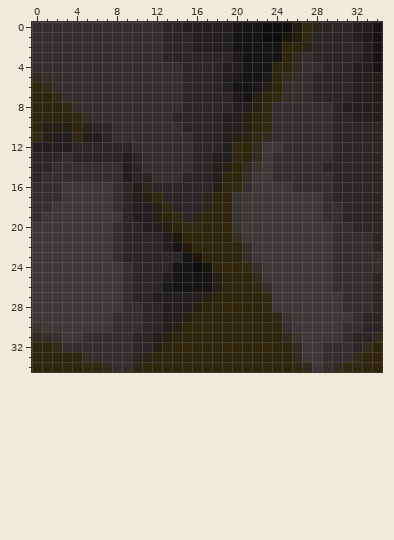
Edited in one commit: pixel-art sprite (triggers/screenie.png). Above: the version before the commit.
The file is 35x35 pixels. Colours within 5 levels of each other are drawn and written as one.
The same view after the edit:
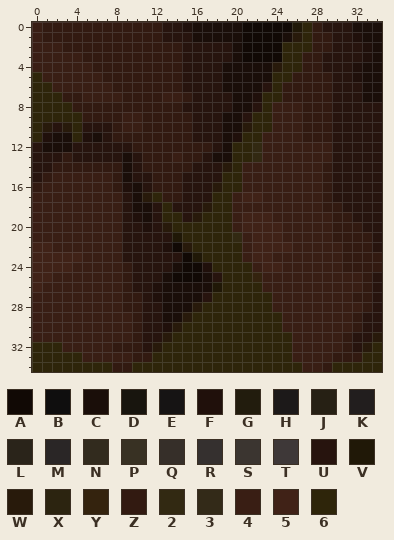
Palette (. is transparent): A #110905  B #0f0e0e  C #1a0e09  D #18150e  E #161414  F #20100b  G #221c0d  H #1c1919  J #262014  K #221e1e  L #2a241a  M #2a2626  N #322b1e  P #383123  Q #362f29  R #35302f  S #3b3530  T #3e3838  U #27140e  V #201807  W #281a0b  X #2c2410  Y #34230e  Z #321a11  2 #322912  3 #332a18  4 #391e14  5 #402217  6 #2e250a
The edit:
Changed rows in their new state; - is an unchanged pixel.
first column x 0:
 0 4ZZZZZZZZZZZZUUFCCCCCAAAAAV6ZUUUCCC
 1 4ZZZZZZZZZZZZUUUCCCCCAAAACW6ZZUUFCC
 2 444ZZZZZZZZZZZZUUUUUCAAAA--6ZZUUUFC
 3 44444ZZZZZZZZZZUUUUUCAAAA-6ZZUUUUFC
 4 444444ZZZZZZZZZUUUUCCCCCW-6ZZUUUFCC
 5 6444444ZZZZZZZZUUUUCCCCC-6ZZZZUUFCC
 6 -6444444ZZZZZZZUUUUCCCCU-ZZZZZUUUCC
 7 --6ZZ4444ZZZZ44ZUUUUCCF-6ZZZZZUUUCC
 8 ---6ZZZZZZZZZZZUUUUUCCU6444ZZZUUUUU
 9 ----6ZZZZ44ZZZZZUUUCCU-6444ZZZUUUUU
10 -WUW-UUUZ44ZZZZZUUUCCW-6444ZZZUUUUU
11 6FCC6FCUZZZZZZZZUUUCF664444ZZZUUUUU
12 UCCCUUUUUUZZZZZZZZUC6-24444444UUUUU
13 UUUZUUUUUCUZZZ4ZZUCC6-24444444UUUUU
14 UUZZZZZZZCUZZZZZUUUW-44444444ZUUUUU
15 UZ444444ZCUUZZZUUUU--44444444ZUUUUU
16 Z4444444ZFCUZZZUUUW-644444444ZUUUUU
17 444444444UCW6ZZUUU--455444444ZUUUUU
18 444444444UCCU6UUUW--444444444ZZUUUU
19 444444444UFCU-6UW---4555444444ZZUUU
20 444444444UUFUW-66---4555544444ZZZUU
21 444444444UUUUU------2455544444ZZZZU
22 554444444UUUUFA------4555544444ZZZU
23 555554444UUUUUUA-----4554444444ZZZZ
24 555544444ZUUUUCAAF---6455444444ZZZZ
25 554444444ZUUUCAAACU---Y4444444444ZU
26 544444444ZUUFCCCCCV---64444444444ZU
27 444444444ZZUFCCCCU-----644444444ZZU
28 444444444ZZUUCCCW------6444444444ZU
29 4444444444ZUUCCW--------64444444ZUU
30 4444444444ZUUFW----------4444444ZUU
31 4444444444ZUUW-----------644444ZUUW
32 --644444ZZZUW-------------44444ZUW-
33 -----44444ZZ--------------4444ZZZ--
34 -----666ZZ6---------------644Z666--
Boxes around the changes in both pictures, in picture pixels (x1, y1, x2, y2):
changed: (32, 22, 382, 372)
